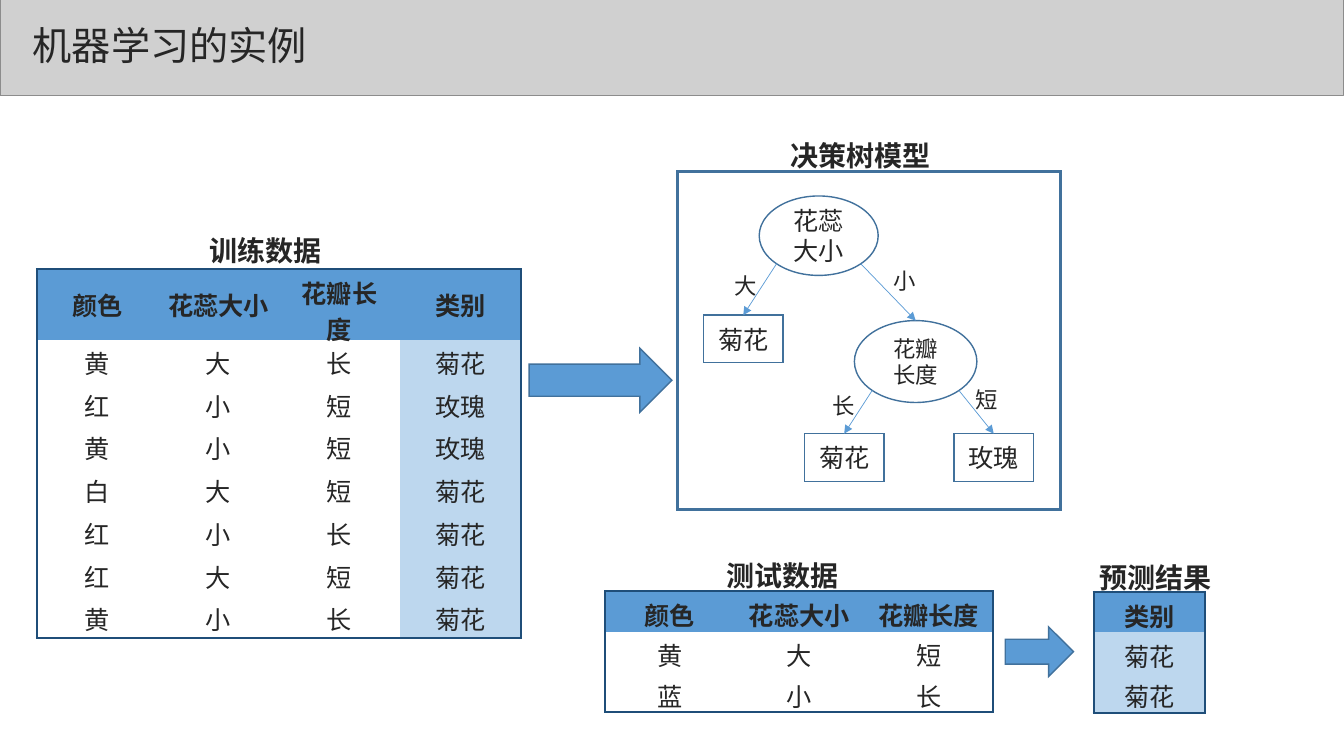
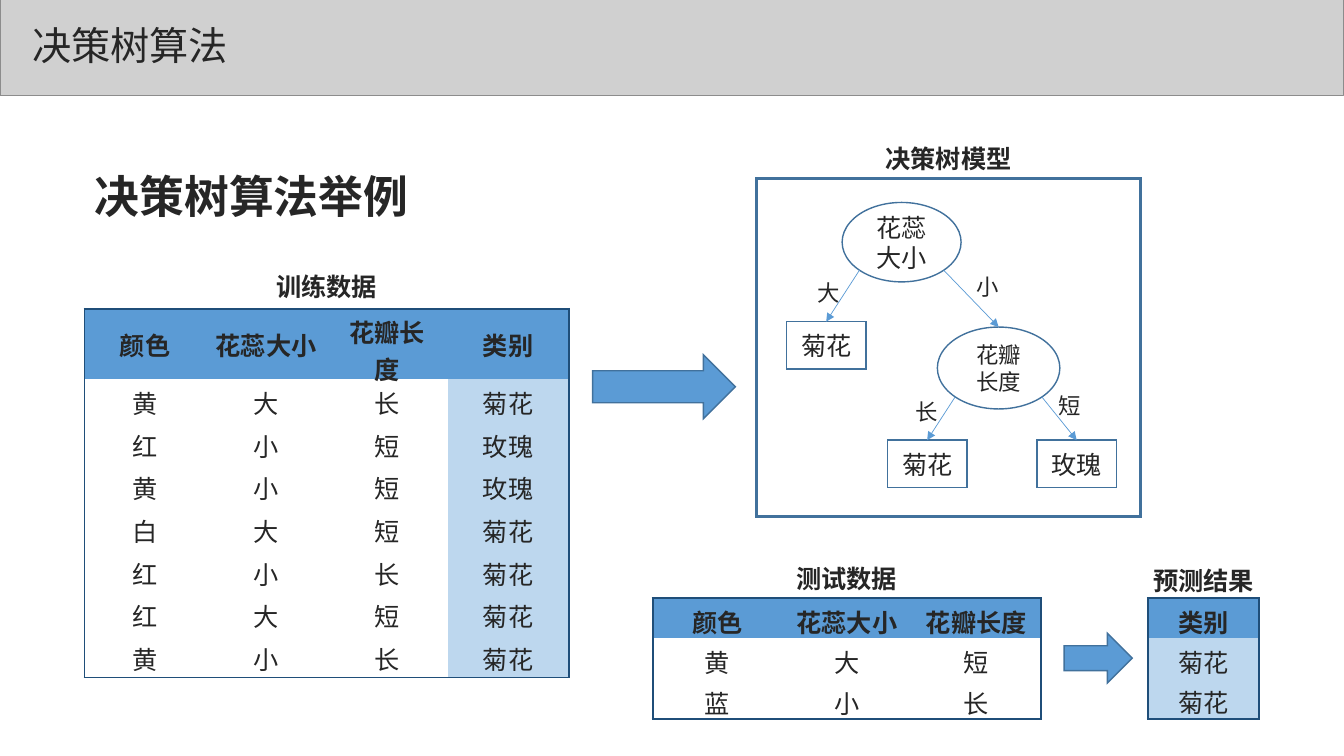
Before and after one commit to congcongshang/StudyNoteBook, a slide deck: slide 12 of 数学/机器学习.ppt. Drawn at 1344x756 pixels with LibreOffice and Linux fonts; fonts in the diff are those of the drawing; grey boxes stand for pictures. Boxes give left, top, right and bottom in pixels: in the first picture for what was removed or moved away, otherwise in the second. Text is boxed around its words. In the diff, an @@ line names an element or a change of style, - is before the commit and + after.

```diff
--- a/数学/机器学习.ppt
+++ b/数学/机器学习.ppt
@@ text added at [32,27,228,63], 28 pt, text #262626 @@
+决策树算法
@@ text removed at [33,27,307,63] @@
-机器学习的实例
@@ text "决策树模型": place and size @@
-text "决策树模型" at [791,138,931,174]
+text "决策树模型" at [885,146,1011,171]
@@ text added at [95,174,409,217], 32 pt, text #262626, bold @@
+决策树算法举例
@@ rectangle: place and size @@
-rectangle at [677,171,1060,509]
+rectangle at [757,178,1139,516]
@@ ellipse "花蕊大小": place and size @@
-ellipse "花蕊大小" at [759,195,878,275]
+ellipse "花蕊大小" at [842,203,961,282]
@@ size 20 to 18 pt in 4 elements at [1153,568,1254,592], [796,566,897,590], [885,146,1011,171], [276,274,377,298] @@
@@ text "训练数据": place and size @@
-text "训练数据" at [209,237,321,269]
+text "训练数据" at [276,274,377,298]
@@ 4 texts, 3 rectangles, 2 arrows, 1 ellipse: place and size @@
-4 texts, 3 rectangles, 2 arrows, 1 ellipse at [703,264,1034,481]
+4 texts, 3 rectangles, 2 arrows, 1 ellipse at [786,270,1116,488]
@@ table: place and size @@
-table at [37,269,521,638]
+table at [85,308,568,677]
@@ right arrow: place and size @@
-right arrow at [529,348,672,412]
+right arrow at [592,355,735,419]
@@ arrow moved from (958, 390) - (993, 433) to (955, 397) - (927, 440) @@
@@ arrow moved from (871, 390) - (844, 433) to (1042, 397) - (1076, 440) @@
@@ text "测试数据": place and size @@
-text "测试数据" at [727,558,839,594]
+text "测试数据" at [796,566,897,590]
@@ text "预测结果": place and size @@
-text "预测结果" at [1100,560,1212,596]
+text "预测结果" at [1153,568,1254,592]
@@ table: place and size @@
-table at [604,590,991,716]
+table at [653,597,1040,723]
@@ table: place and size @@
-table at [1093,591,1205,717]
+table at [1148,597,1259,723]
@@ right arrow: place and size @@
-right arrow at [1004,627,1073,676]
+right arrow at [1064,633,1132,682]
```
Also in this commit, not shown: 8 other slides changed, 1 other file.
